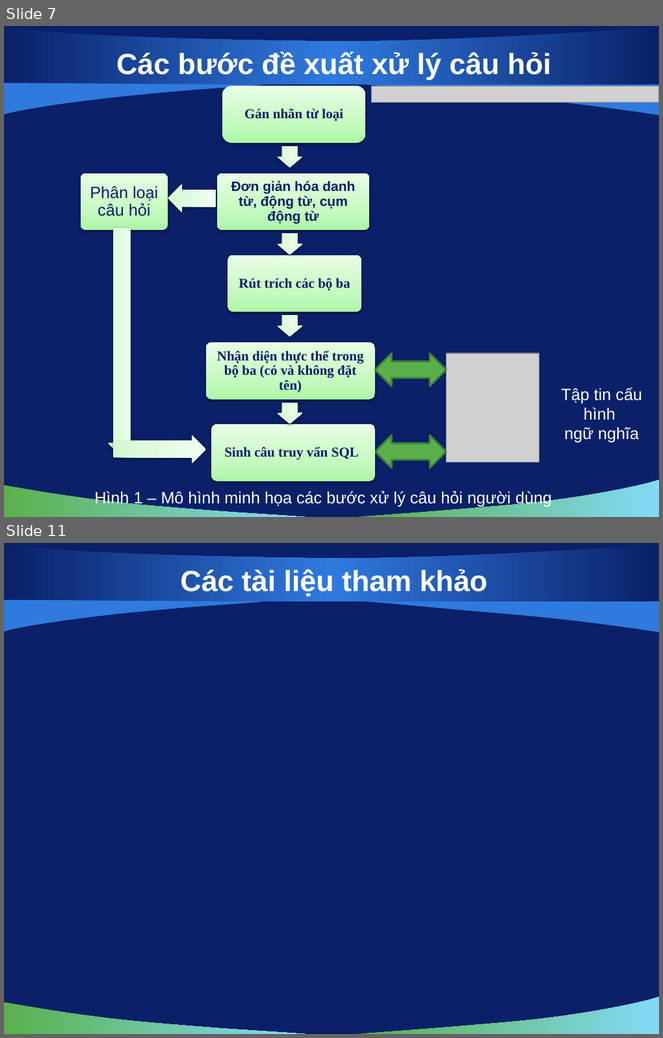
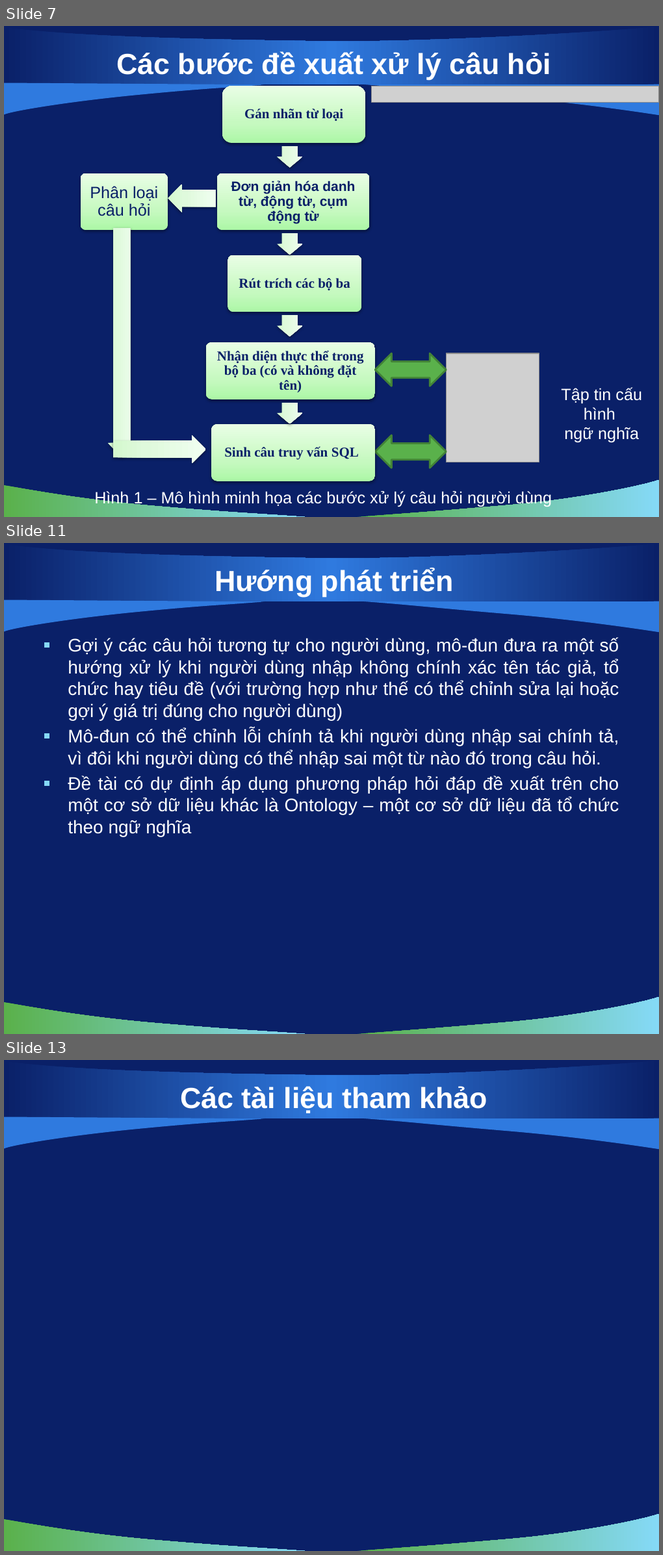
Before and after one commit to vuaviet/filnalproject, a slide deck: De Cuong/bao cao luan van/slide 0.3 (add 2 slide danh gia).pptx. Shown one above the other, each under a label of ours: slides 7 and 11 before the commit, slides 7, 11 and 13 after it; the slides between them are not shown. The pictures are 663x1038 and 663x1555 pixels, drawn with LibreOffice and Linux fonts; fonts in the diff are those of the drawing; grey boxes stand for pictures; background and template pictures are left out. Boxes give left, top, right and bottom in pixels: in the first picture for what was removed or moved away, otherwise in the second. Text is boxed around its words. In the diff, an @@ line names an element or a change of style, - is before the commit and + after.

```diff
--- a/De Cuong/bao cao luan van/slide 0.3 (add 2 slide danh gia).pptx
+++ b/De Cuong/bao cao luan van/slide 0.3 (add 2 slide danh gia).pptx
@@ slide 11 added at <box>4,543,659,1034</box>, background picture (left out); not listed: 5 template elements that a slide beside it also shows @@
@@ title added at <box>215,568,454,597</box>, 32 pt, text #FFFFFF, bold @@
+Hướng phát triển
@@ text added at <box>68,637,620,837</box>, 20 pt, text #FFFFFF @@
+▪ Gợi ý các câu hỏi tương tự cho người dùng, mô-đun đưa ra một số hướng xử lý khi người dùng nhập không chính xác tên tác giả, tổ chức hay tiêu đề (với trường hợp như thế có thể chỉnh sửa lại hoặc gợi ý giá trị đúng cho người dùng)
+▪ Mô-đun có thể chỉnh lỗi chính tả khi người dùng nhập sai chính tả, vì đôi khi người dùng có thể nhập sai một từ nào đó trong câu hỏi.
+▪ Đề tài có dự định áp dụng phương pháp hỏi đáp đề xuất trên cho một cơ sở dữ liệu khác là Ontology – một cơ sở dữ liệu đã tổ chức theo ngữ nghĩa
@@ what was slide 11 is now slide 13 @@
```
Also in this commit, not shown: 4 slides changed, 1 other slide added, 1 other file.
